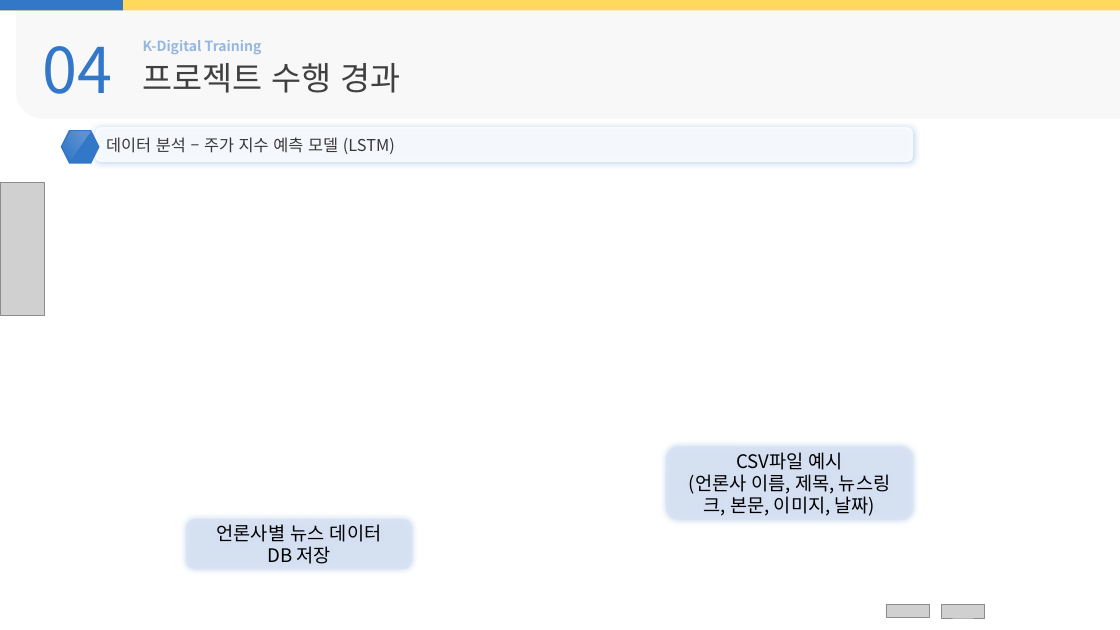
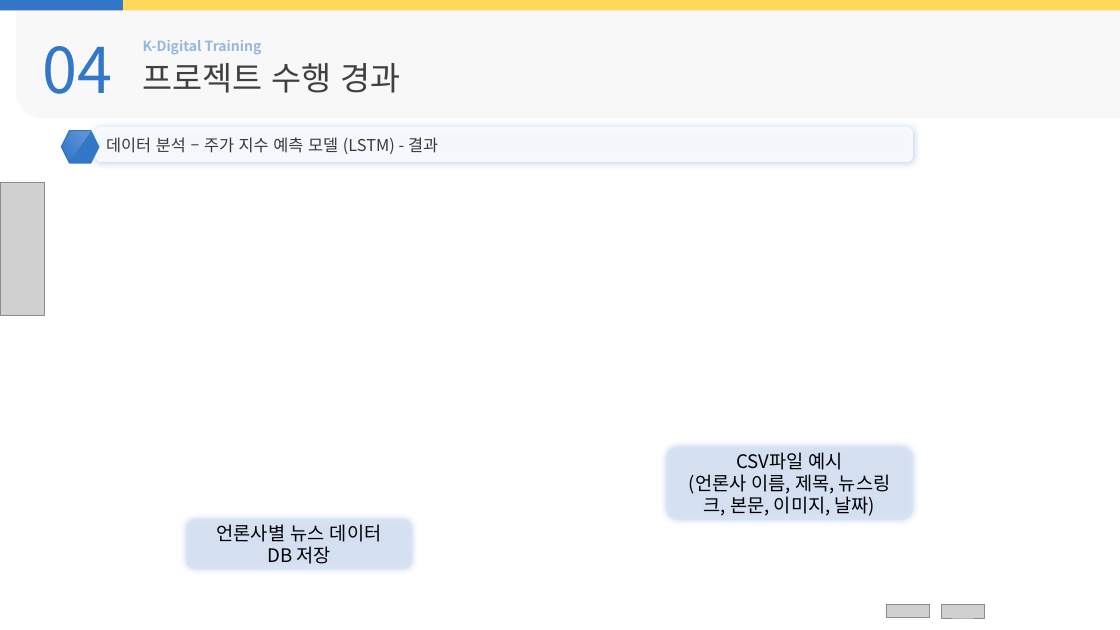
Before and after one commit to Milk0621/project-news-stock, a slide deck: slide 19 of kospi/python/etcFile/kospi 발표.pptx (slide 20 before the commit). Drawn at 1120x630 pixels with LibreOffice and Linux fonts; fonts in the diff are those of the drawing; grey boxes stand for pictures. Boxes give left, top, right and bottom in pixels: in the first picture for what was removed or moved away, otherwise in the second. Text is boxed around its words. In the diff, an @@ line names an element or a change of style, - is before the commit and + after.

```diff
--- a/kospi/python/etcFile/kospi 발표.pptx
+++ b/kospi/python/etcFile/kospi 발표.pptx
@@ text at <box>106,137,438,154</box>: text changed @@
-데이터 분석 – 주가 지수 예측 모델 (LSTM)
+데이터 분석 – 주가 지수 예측 모델 (LSTM) - 결과
```
Also in this commit, not shown: 11 other slides changed, 4 slides added, 1 slide removed.
